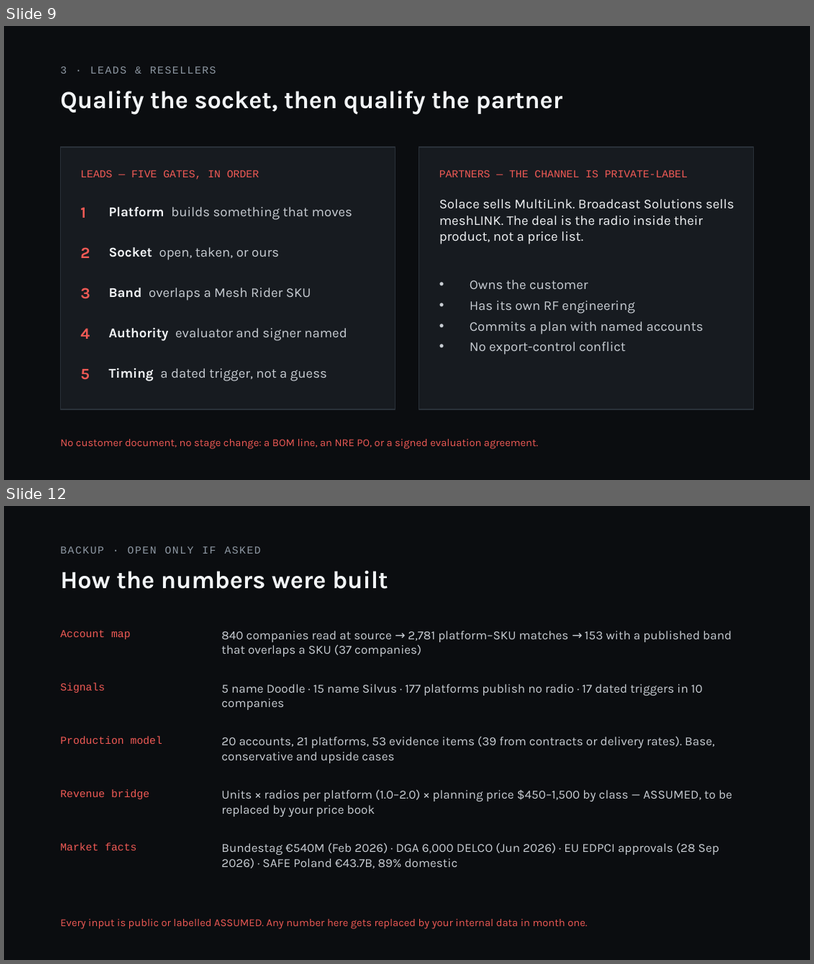
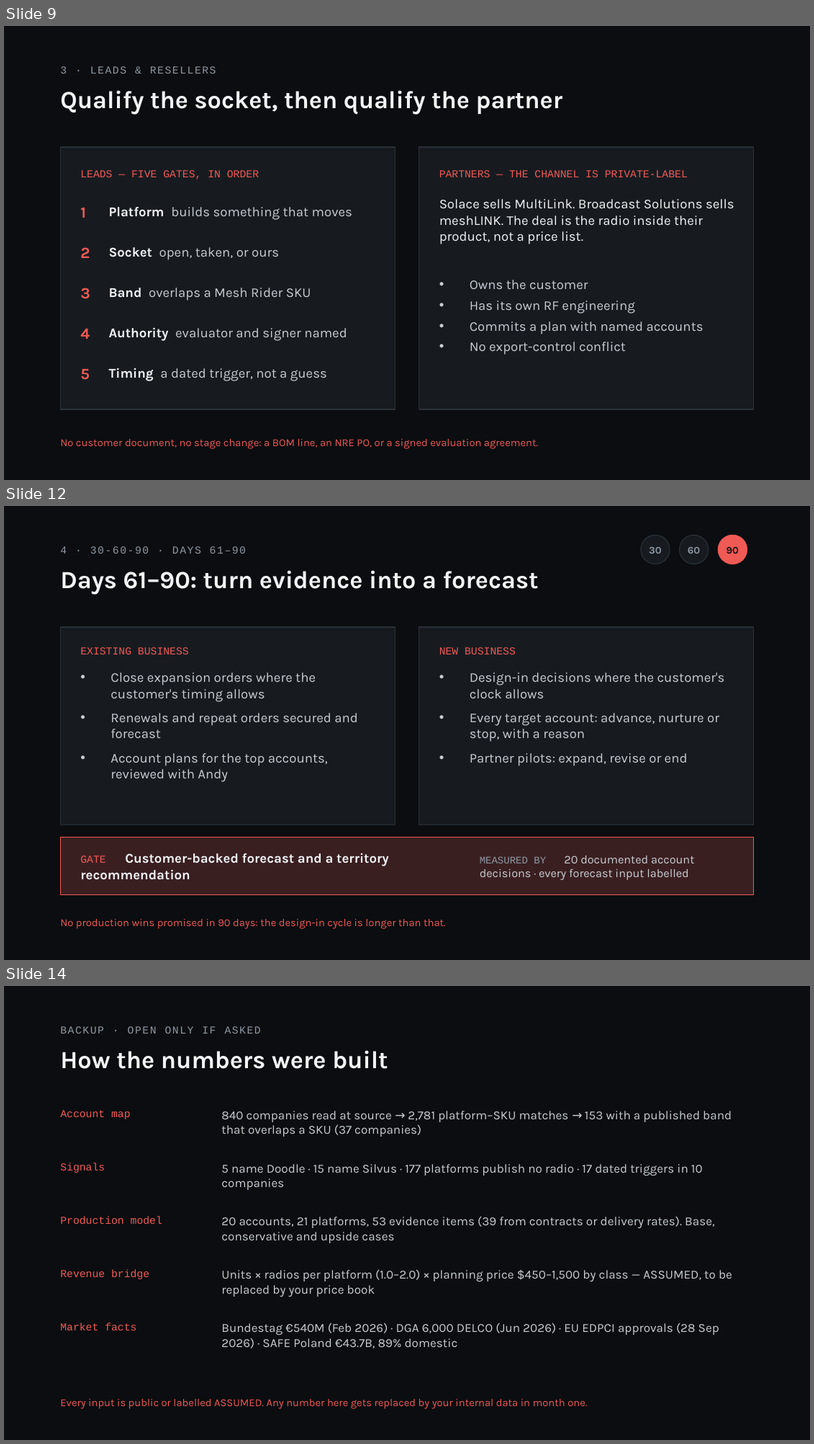
Before and after one commit to SerchMic/test, a slide deck: doodle-panel/Doodle_Labs_Europe_Panel_FINAL_v4.pptx. Shown one above the other, each under a label of ours: slides 9 and 12 before the commit, slides 9, 12 and 14 after it; the slides between them are not shown. The pictures are 814x964 and 814x1444 pixels, drawn with LibreOffice and Linux fonts; fonts in the diff are those of the drawing. Boxes give left, top, right and bottom in pixels: in the first picture for what was removed or moved away, otherwise in the second. Text is boxed around its words. In the diff, an @@ line names an element or a change of style, - is before the commit and + after.

```diff
--- a/doodle-panel/Doodle_Labs_Europe_Panel_FINAL_v4.pptx
+++ b/doodle-panel/Doodle_Labs_Europe_Panel_FINAL_v4.pptx
@@ slide 12 added at bbox=[4, 506, 810, 960], background #0B0D10 @@
@@ text added at bbox=[60, 546, 246, 554], 9.5 pt, text #8E98A3 @@
+4 · 30-60-90 · DAYS 61–90
@@ ellipse added at bbox=[641, 535, 670, 564], fill #171B20, outline #2A3139 0.75 pt @@
@@ text added at bbox=[649, 547, 662, 554], 9 pt, text #8E98A3, bold @@
+30
@@ ellipse added at bbox=[680, 535, 709, 564], fill #171B20, outline #2A3139 0.75 pt @@
@@ text added at bbox=[688, 547, 700, 554], 9 pt, text #8E98A3, bold @@
+60
@@ ellipse added at bbox=[718, 535, 748, 564], fill #F05A55, outline #F05A55 0.75 pt @@
@@ text added at bbox=[727, 546, 739, 554], 9 pt, text #0B0D10, bold @@
+90
@@ text added at bbox=[60, 570, 539, 595], 22 pt, text #F2F4F6, bold @@
+Days 61–90: turn evidence into a forecast
@@ rectangle added at bbox=[60, 627, 395, 824], fill #171B20, outline #2A3139 0.75 pt @@
@@ rectangle added at bbox=[419, 627, 754, 824], fill #171B20, outline #2A3139 0.75 pt @@
@@ text added at bbox=[80, 647, 189, 654], 9.5 pt, text #F05A55 @@
+EXISTING BUSINESS
@@ text added at bbox=[440, 647, 516, 654], 9.5 pt, text #F05A55 @@
+NEW BUSINESS
@@ text added at bbox=[111, 672, 358, 782], 12 pt, text #C9CED4 @@
+• Close expansion orders where the customer's timing allows
+• Renewals and repeat orders secured and forecast
+• Account plans for the top accounts, reviewed with Andy
@@ text added at bbox=[470, 672, 725, 766], 12 pt, text #C9CED4 @@
+• Design-in decisions where the customer's clock allows
+• Every target account: advance, nurture or stop, with a reason
+• Partner pilots: expand, revise or end
@@ rectangle added at bbox=[60, 836, 754, 895], fill #3A1F21, outline #F05A55 0.75 pt @@
@@ text added at bbox=[80, 853, 389, 880], 12 pt, text #F2F4F6, bold @@
+GATE Customer-backed forecast and a territory recommendation
@@ text added at bbox=[480, 855, 694, 880], 10.5 pt, text #C9CED4 @@
+MEASURED BY 20 documented account decisions · every forecast input labelled
@@ text added at bbox=[60, 919, 446, 929], 9.5 pt, text #F05A55 @@
+No production wins promised in 90 days: the design-in cycle is longer than that.
@@ what was slide 12 is now slide 14 @@
```
Also in this commit, not shown: 9 slides changed, 2 other slides added, 1 slide removed, 1 other file.
